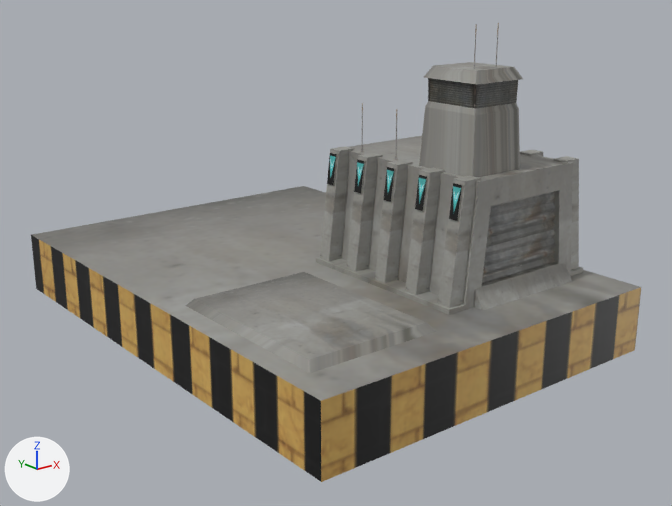
Before and after pictures for a commit that changed the COLLADA model art/meshes/structural/hangar_a.dae.
One viewpoint serves both versions: a 50 mm lens placed at (-1.168, -1.553, 0.648), pointed at (0.014, -0.075, 0.057). The lights are fixed; the arrows at lower left show +X, +Y and +Z. Where no turn or scale is listed for an object, it has been applied to the vertices.

In view in the first picture: 'mecanic_eng'.
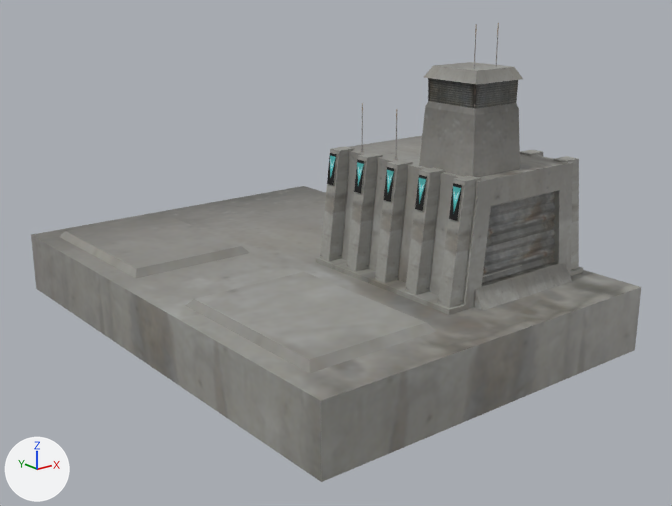
Changed parts and their boxes [x1, y1, x2, y2] in the pictures (672 x 506 px):
```json
{"part": 1, "of": "me_cube_003", "change": "added", "after": [59, 214, 249, 278]}
{"part": 2, "of": "me_cube_003", "change": "surface changed", "before": [31, 64, 641, 482], "after": [31, 64, 641, 482]}
```

Edits to the scene script, one JSON object a line:
```json
{"block": "me_cube_003", "where": "# used by ob_mecanic_eng; location = (0.0, 0.0, 0.0)"}
{"op": "remove", "block": "me_cube_003", "code": "me_cube_003.from_pydata(...)  # 814 vertices, 1088 faces; spans x -0.404..0.404, y -0.562..0.562, z -0.107..0.541"}
{"op": "add", "block": "me_cube_003", "code": "me_cube_003.from_pydata(...)  # 822 vertices, 1098 faces; spans x -0.404..0.404, y -0.562..0.562, z -0.107..0.541"}
{"block": "me_cube_003", "change": "me_cube_003 part 1: the loose piece of 8 vertices spanning x -0.392..-0.046, y -0.521..-0.04, z -0.017..0.044 is copied, and the copy is moved by (0.0, 0.59, 0.0); it spans x -0.392..-0.046, y 0.069..0.55, z -0.017..0.044"}
{"block": "me_cube_003", "change": "me_cube_003 part 2: 50 kept faces spanning x -0.404..0.404, y -0.562..0.562, z -0.107..0.462 get new texture (UV) coordinates"}
```
